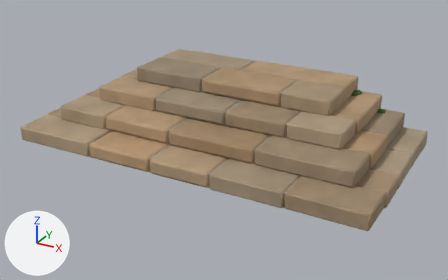
The Blender file assets/models/source/props/entrance_steps.blend as it was, and as the next commit left it.
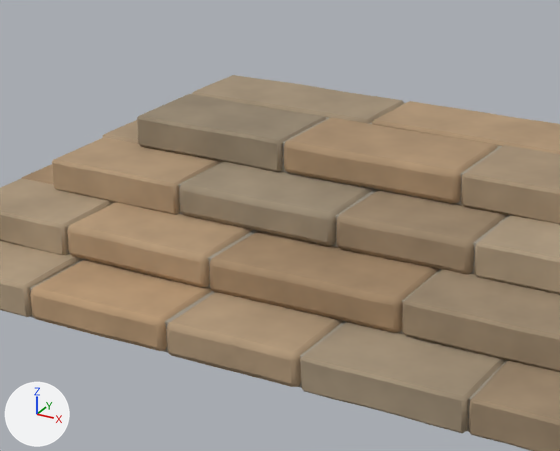
There are two pictures of each version: one whole from a 50 mm lens placed at (2.31, -4.93, 1.6), pointed at (0.06, -0.84, -0.44), one close up on the part from 17% to 72% of the width and 6% to 77% of the height. The lights are fixed; the arrows at lower left show +X, +Y and +Z. The older version's two pictures come first.

Before the edit, the objects in view are built like this:
```python
me_stufen = bpy.data.meshes.new('Stufen')
me_stufen.from_pydata(...)  # 882 vertices, 836 faces; spans x -1.51..1.51, y -1.56..0.0, z -0.5..0.01
me_stufen.polygons.foreach_set('use_smooth', [True] * 836)
me_stufen.materials.append(mat_sandstein_stufen)
me_stufen_laufmitte = bpy.data.meshes.new('Stufen Laufmitte')
me_stufen_laufmitte.from_pydata(...)  # 336 vertices, 322 faces; spans x -0.814..0.664, y -1.554..-0.338, z -0.504..0.002
me_stufen_laufmitte.polygons.foreach_set('use_smooth', [True] * 322)
me_stufen_laufmitte.materials.append(mat_sandstein_stufen)
me_stufen_mörtel = bpy.data.meshes.new('Stufen Mörtel')
me_stufen_mörtel.from_pydata(...)  # 338 vertices, 330 faces; spans x -1.49..1.49, y -1.53..0.0, z -0.5..-0.01
me_stufen_mörtel.polygons.foreach_set('use_smooth', [True] * 330)
me_stufen_mörtel.materials.append(mat_bordstein)
ob_stufen = bpy.data.objects.new('Stufen', me_stufen)
ob_stufen.location = (0.0, 0.0, 0.0)
_m = ob_stufen.modifiers.new('Weiche Kanten', 'BEVEL')
_m.width = 0.0112
_m.width_pct = 0.0112
_m.angle_limit = 0.698
ob_stufen_laufmitte = bpy.data.objects.new('Stufen Laufmitte', me_stufen_laufmitte)
ob_stufen_laufmitte.location = (0.0, 0.0, 0.0)
_m = ob_stufen_laufmitte.modifiers.new('Weiche Kanten', 'BEVEL')
_m.width = 0.0224
_m.width_pct = 0.0224
_m.segments = 2
_m.angle_limit = 0.698
ob_stufen_mörtel = bpy.data.objects.new('Stufen Mörtel', me_stufen_mörtel)
ob_stufen_mörtel.location = (0.0, 0.0, 0.0)
```
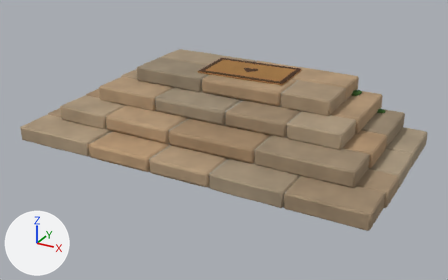
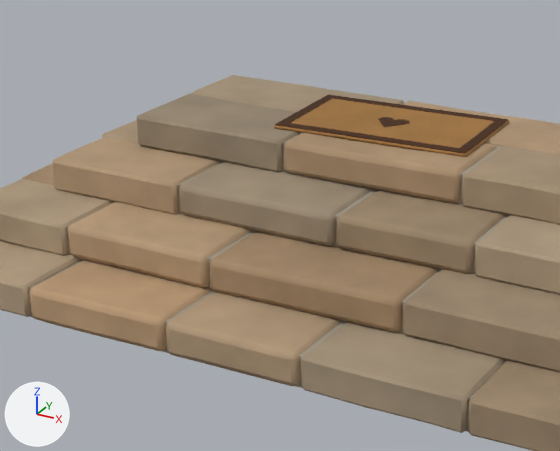
Changed parts and their boxes (x1, y1, x2, y2) in the close-ups (560 x 451 px):
```json
{"object": "Fußmatte", "change": "added", "after": [274, 98, 509, 157], "on screen": "brown"}
{"object": "Fußmatte Rand", "change": "added", "after": [275, 95, 508, 154], "on screen": "brown"}
```

Scene script edits in JSON lines:
```json
{"op": "add", "block": "mat_kokosmatte_dunkel", "code": ["mat_kokosmatte_dunkel = bpy.data.materials.new('Kokosmatte dunkel')", "# nodes: Attribute, BsdfPrincipled, Bump, HueSaturation, MapRange, MixRGB, OutputMaterial, RGB, TexCoord, TexNoise", "# colours: brown #4c301f"]}
{"op": "add", "block": "mat_kokosmatte", "code": ["mat_kokosmatte = bpy.data.materials.new('Kokosmatte')", "# nodes: Attribute, BsdfPrincipled, Bump, HueSaturation, MapRange, MixRGB, OutputMaterial, RGB, TexCoord, TexNoise", "# colours: brown #a87a45"]}
{"op": "add", "block": "me_fußmatte_rand", "code": ["me_fußmatte_rand = bpy.data.meshes.new('Fußmatte Rand')", "me_fußmatte_rand.from_pydata(...)  # 234 vertices, 179 faces; spans x -0.354..0.434, y -0.582..-0.098, z 0.0..0.017", "me_fußmatte_rand.polygons.foreach_set('use_smooth', [True] * 179)", "me_fußmatte_rand.materials.append(mat_kokosmatte_dunkel)"]}
{"op": "add", "block": "me_fußmatte", "code": ["me_fußmatte = bpy.data.meshes.new('Fußmatte')", "me_fußmatte.from_pydata(...)  # 154 vertices, 152 faces; spans x -0.36..0.44, y -0.587..-0.094, z -0.003..0.015", "me_fußmatte.polygons.foreach_set('use_smooth', [True] * 152)", "me_fußmatte.materials.append(mat_kokosmatte)"]}
{"op": "add", "block": "ob_fußmatte_rand", "code": ["ob_fußmatte_rand = bpy.data.objects.new('Fußmatte Rand', me_fußmatte_rand)", "ob_fußmatte_rand.location = (0.0, 0.0, 0.0)", "_m = ob_fußmatte_rand.modifiers.new('Weiche Kanten', 'BEVEL')", "_m.width = 0.0032", "_m.width_pct = 0.0032", "_m.angle_limit = 0.698"]}
{"op": "add", "block": "ob_fußmatte", "code": ["ob_fußmatte = bpy.data.objects.new('Fußmatte', me_fußmatte)", "ob_fußmatte.location = (0.0, 0.0, 0.0)", "_m = ob_fußmatte.modifiers.new('Weiche Kanten', 'BEVEL')", "_m.width = 0.0064", "_m.width_pct = 0.0064", "_m.angle_limit = 0.698"]}
```
